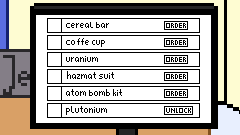
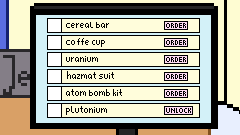
Comparing the layer stacks of the two 240 × 135 images. Changes:
moved "app text" above "forbidden plutonium" over [36, 15, 211, 123]
painted on "app orders" over [67, 15, 211, 123]
moved "app colors" above "app borders", painted on it over [36, 15, 211, 123]
